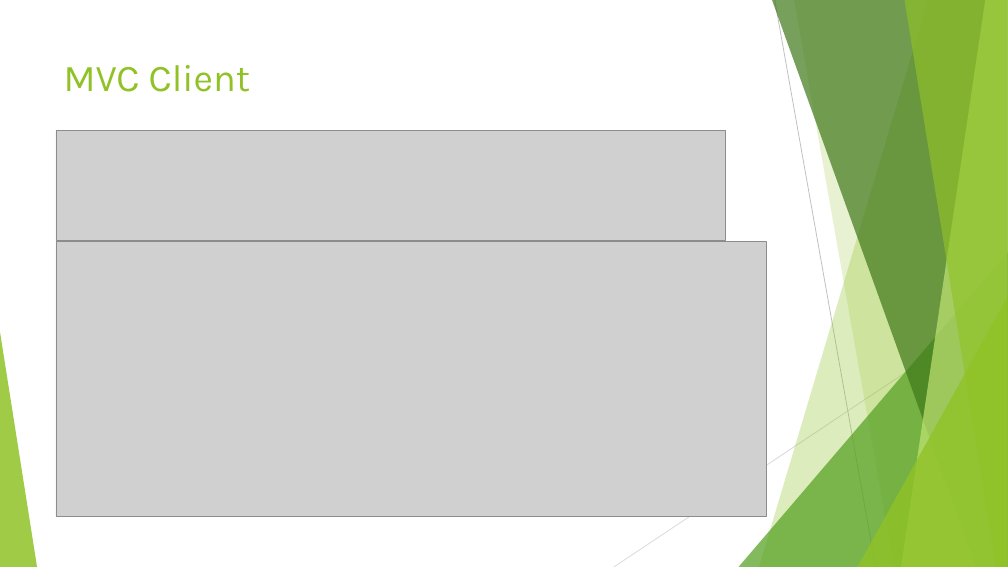
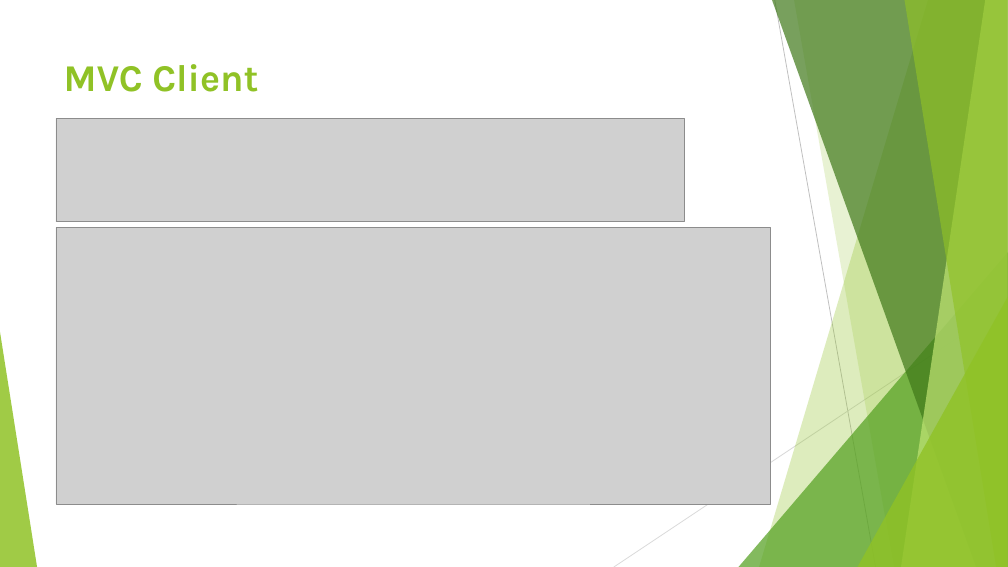
Before and after one commit to enimenss/IdentityServer4AndOAuth2, a slide deck: slide 20 of SSOPresentation.pptx (slide 21 before the commit). Drawn at 1008x567 pixels with LibreOffice and Linux fonts; fonts in the diff are those of the drawing; grey boxes stand for pictures. Boxes give left, top, right and bottom in pixels: in the first picture for what was removed or moved away, otherwise in the second. Text is boxed around its words. In the diff, an @@ line names an element or a change of style, - is before the commit and + after.

```diff
--- a/SSOPresentation.pptx
+++ b/SSOPresentation.pptx
@@ title "MVC Client" at box(64, 64, 258, 92): bold on @@
@@ picture: place and size @@
-picture at box(56, 131, 725, 241)
+picture at box(56, 119, 684, 222)
@@ picture: place and size @@
-picture at box(56, 242, 767, 517)
+picture at box(56, 228, 771, 504)
```
Also in this commit, not shown: 20 other slides changed, 1 slide removed, 1 other file.
